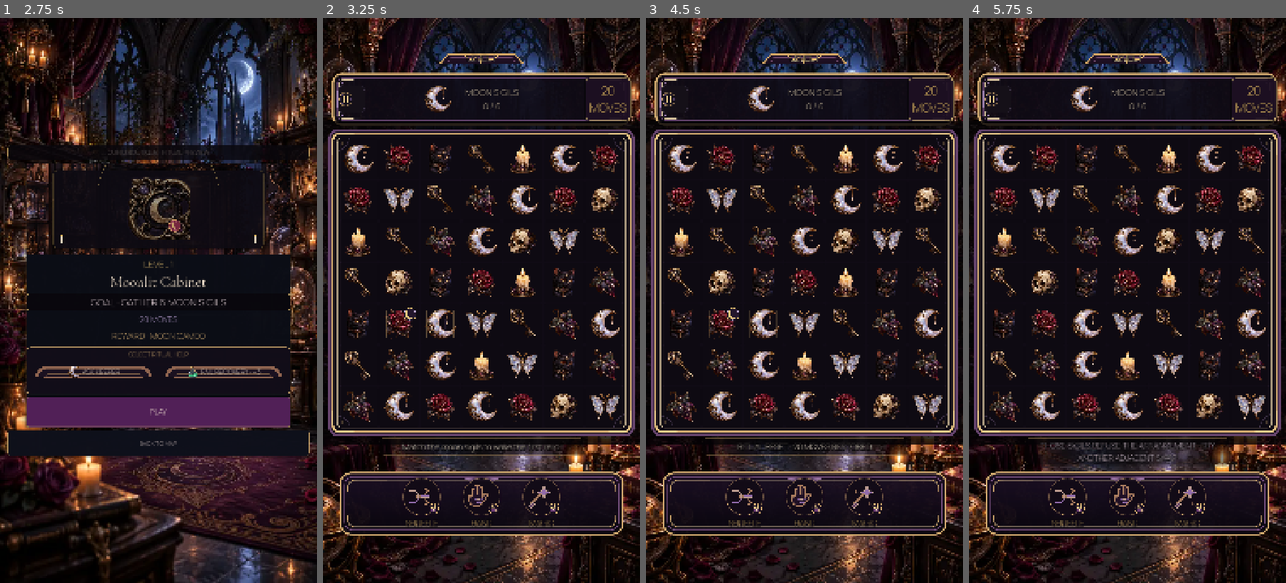
Above: before the commit, frames 1-4 (left to right).
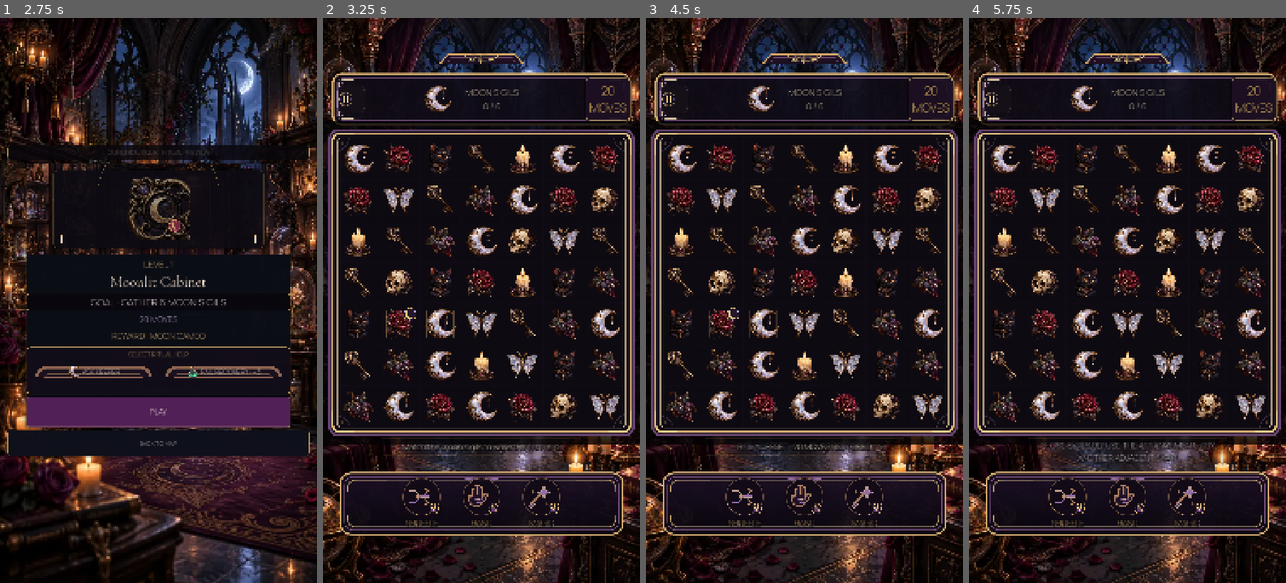
Above: after the commit, the same moments.

Repository: Jay-prodesign/akilta-match3
Game: Godot game, scene res://src/app/app_bootstrap.tscn
The game is run twice, just before and just after one commit, with the same random seed, the same clock (stepped at 60 frames per second) and the same inputs.
Inputs (mouse positions are in pixels of both pictures, inside the frame that each line leads up to):
- Up to frame 1 (2.75 s): click "ENTER THE HOUSE" at 0.5 s; click "PLAY LEVEL 1" at 1.25 s; click "1" at 2 s
- Up to frame 2 (3.25 s): click "PLAY" at 2.75 s
- Up to frame 3 (4.5 s): click (674, 97) at 3.5 s; click "RESTART LEVEL" at 4.25 s
- Up to frame 4 (5.75 s): tap Enter at 5 s; drag from (1127, 283) to (1159, 176) at 5.02 s

Frame 1 is identical in both runs. In frame 2, 0.6% of the frame differs, in the area x 18-83%, y 74-78%; in frame 3, 0.6%; in frame 4, 0.9%, in the area x 17-83%, y 74-80%.

Commit message:
Keep gameplay hint secondary to the locked board composition

Diff:
--- a/src/ui/gameplay/gameplay_screen.tscn
+++ b/src/ui/gameplay/gameplay_screen.tscn
@@ -55,12 +55,12 @@
 corner_radius_bottom_left = 18
 
 [sub_resource type="StyleBoxFlat" id="HintBand"]
-bg_color = Color(0.035, 0.025, 0.045, 0.28)
+bg_color = Color(0.035, 0.025, 0.045, 0.08)
 border_width_left = 1
 border_width_top = 1
 border_width_right = 1
 border_width_bottom = 1
-border_color = Color(0.835, 0.678, 0.439, 0.18)
+border_color = Color(0.835, 0.678, 0.439, 0.05)
 corner_radius_top_left = 14
 corner_radius_top_right = 14
 corner_radius_bottom_right = 14
@@ -69,8 +69,8 @@
 content_margin_top = 5.0
 content_margin_right = 12.0
 content_margin_bottom = 5.0
-shadow_color = Color(0, 0, 0, 0.30)
-shadow_size = 5
+shadow_color = Color(0, 0, 0, 0.05)
+shadow_size = 2
 
 [sub_resource type="StyleBoxFlat" id="GameplayHUDPlate"]
 bg_color = Color(0.071, 0.051, 0.094, 0.94)
